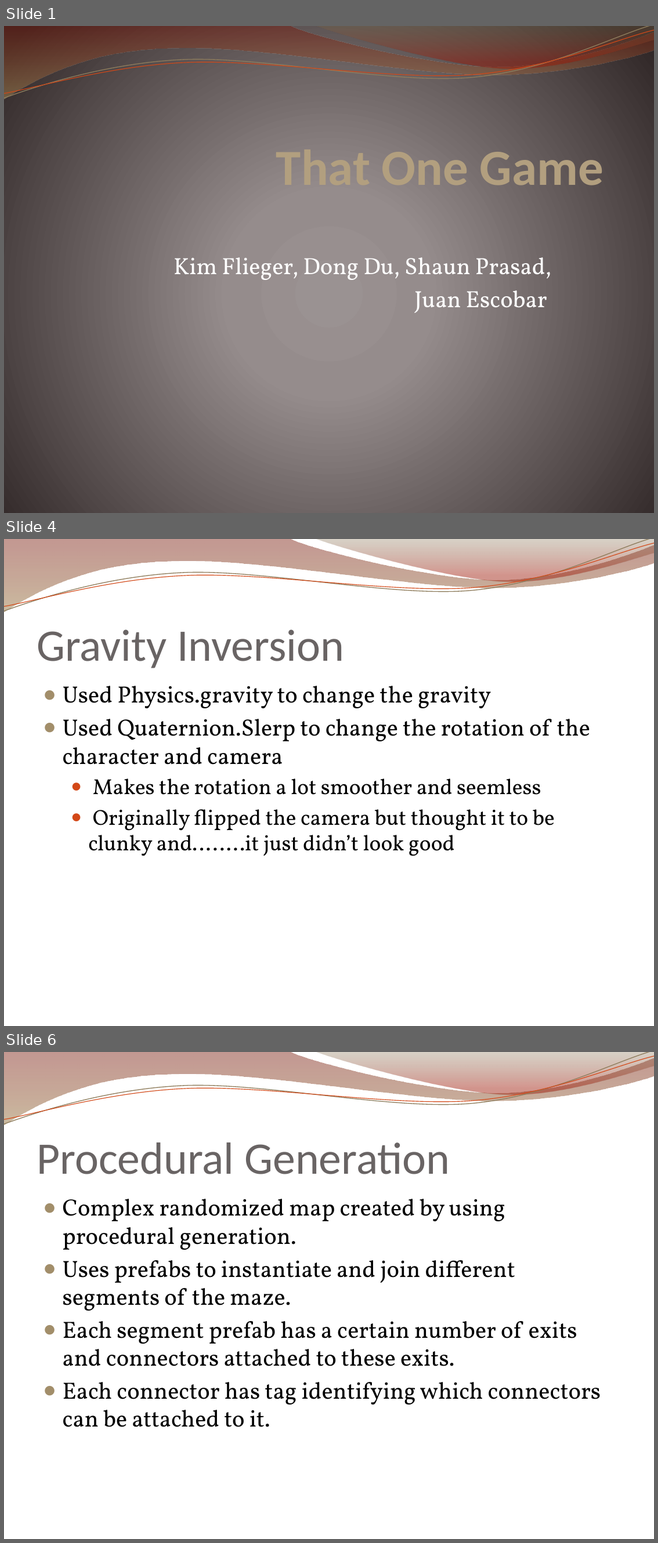
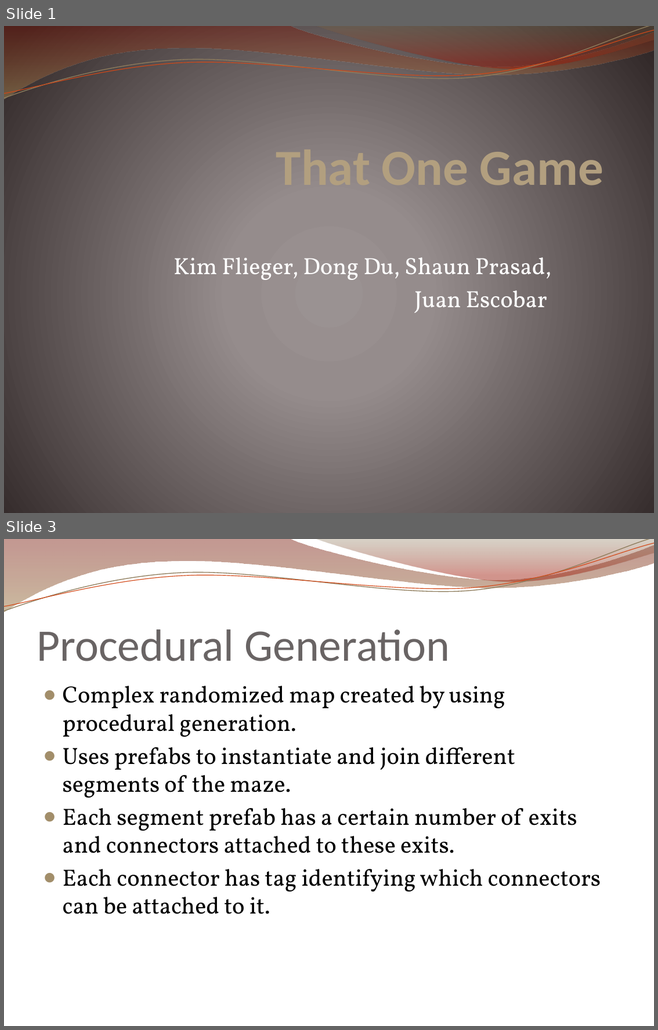
Before and after one commit to moskatero/FinalGameProject, a slide deck: ppt/ppt.pptx. Shown one above the other, each under a label of ours: slides 1, 4 and 6 before the commit, slides 1 and 3 after it; the slides between them are not shown. The pictures are 658x1543 and 658x1030 pixels, drawn with LibreOffice and Linux fonts; fonts in the diff are those of the drawing; background and template pictures are left out. Boxes give left, top, right and bottom in pixels: in the first picture for what was removed or moved away, otherwise in the second. Text is boxed around its words. In the diff, an @@ line names an element or a change of style, - is before the commit and + after.

```diff
--- a/ppt/ppt.pptx
+++ b/ppt/ppt.pptx
@@ slide 4 removed at [4, 539, 654, 1026], background picture (left out); not listed: 4 template elements that a slide beside it also shows @@
@@ title removed at [36, 629, 344, 668] @@
-Gravity Inversion
@@ text removed at [63, 686, 590, 856] @@
-● Used Physics.gravity to change the gravity
-● Used Quaternion.Slerp to change the rotation of the character and camera
-  ● Makes the rotation a lot smoother and seemless
-  ● Originally flipped the camera but thought it to be clunky and……..it just didn’t look good
@@ what was slide 6 is now slide 3 @@
```
Also in this commit, not shown: 1 slide changed, 2 other slides removed.
